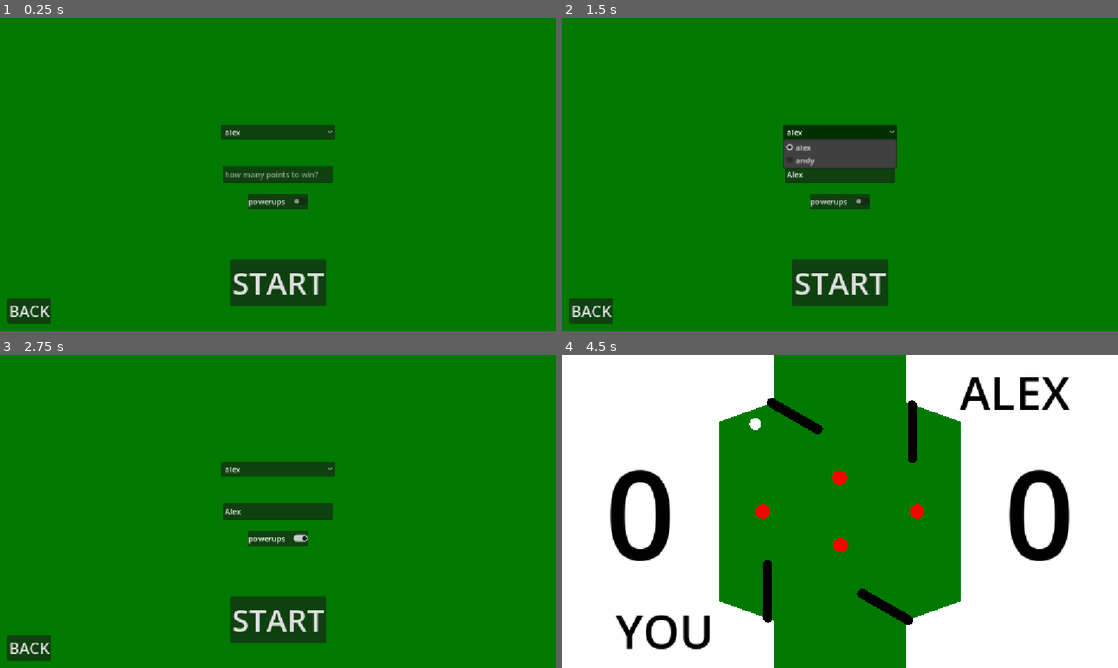
Above: before the commit, frames 1-4 (two rows, left to right).
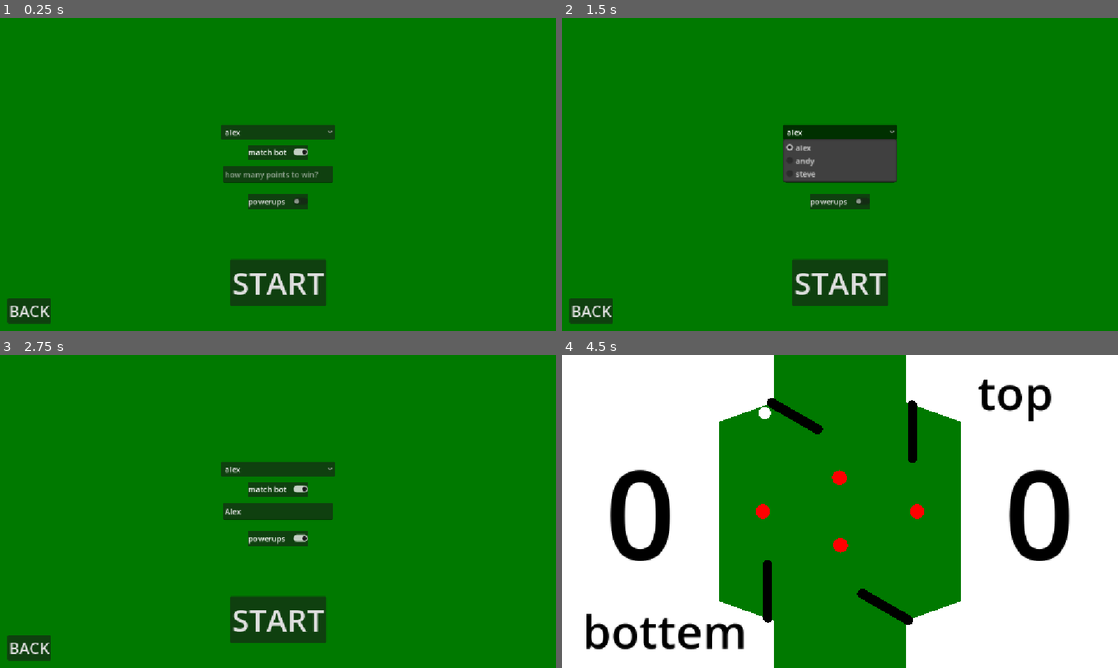
Above: after the commit, the same moments.

Repository: Rocket9876/flipper_one_game
Game: Godot game, scene res://scenes/setuping_match.tscn
The game is run twice, just before and just after one commit, with the same random seed, the same clock (stepped at 60 frames per second) and the same inputs. This scene is started directly instead of the project's main scene.
Inputs (mouse positions are in pixels of both pictures, inside the frame that each line leads up to):
- Up to frame 1 (0.25 s): no input
- Up to frame 2 (1.5 s): click (840, 174) at 0.52 s; type "Alex" at 0.6 s; click "alex" at 1.25 s
- Up to frame 3 (2.75 s): click "powerups" at 2 s
- Up to frame 4 (4.5 s): click (840, 489) at 2.75 s, where only the run after the commit has a clickable "match bot"; click "START" at 3.5 s; move the mouse to (962, 495) at 4.27 s; press the mouse at (962, 495) at 4.28 s

The runs differ from the first frame. In frame 1, 0.5% of the frame differs, in the area x 44-56%, y 40-46%; in frame 2, 0.9%; in frame 3, 0.5%; in frame 4, 2.9%, in the area x 4-92%, y 7-95%.
Error before the commit: Invalid access to property or key 'state' on a base object of type 'Node2D (flipper_right.gd)'. (res://scripts/bots/alex_bot.gd:43)
Error after the commit: Invalid access to property or key 'playable' on a base object of type 'Node2D (flipper_right.gd)'. (res://scripts/world.gd:77)

Commit message:
small fixes + changes + new local 1v1 mode against another player

Diff:
--- a/project.godot
+++ b/project.godot
@@ -61,6 +61,16 @@
 "events": [Object(InputEventMouseButton,"resource_local_to_scene":false,"resource_name":"","device":-1,"window_id":0,"a …(257 unchanged characters)…
 ]
 }
+A={
+"deadzone": 0.2,
+"events": [Object(InputEventKey,"resource_local_to_scene":false,"resource_name":"","device":-1,"window_id":0,"alt_pressed":false,"shift_pressed":false,"ctrl_pressed":false,"meta_pressed":false,"pressed":false,"keycode":0,"physical_keycode":65,"key_label":0,"unicode":97,"location":0,"echo":false,"script":null)
+]
+}
+D={
+"deadzone": 0.2,
+"events": [Object(InputEventKey,"resource_local_to_scene":false,"resource_name":"","device":-1,"window_id":0,"alt_pressed":false,"shift_pressed":false,"ctrl_pressed":false,"meta_pressed":false,"pressed":false,"keycode":0,"physical_keycode":68,"key_label":0,"unicode":100,"location":0,"echo":false,"script":null)
+]
+}
 
 [physics]
 
--- a/scenes/ball.tscn
+++ b/scenes/ball.tscn
@@ -3,7 +3,6 @@
 [ext_resource type="Script" uid="uid://bv5af7glcj7jh" path="res://scripts/ball.gd" id="1_7s4qf"]
 
 [sub_resource type="PhysicsMaterial" id="PhysicsMaterial_6rmpw"]
-bounce = 20.0
 
 [sub_resource type="SphereMesh" id="SphereMesh_jll8d"]
 radius = 12.5
@@ -16,8 +15,10 @@
 physics_material_override = SubResource("PhysicsMaterial_6rmpw")
 continuous_cd = 1
 script = ExtResource("1_7s4qf")
+boost_bounce = 20.0
 normal = Color(1, 1, 1, 1)
 speed = Color(1, 1, 0, 1)
+jump = Color(0, 0.98039216, 0, 1)
 
 [node name="MeshInstance2D" type="MeshInstance2D" parent="." unique_id=1098700360]
 mesh = SubResource("SphereMesh_jll8d")
@@ -59,4 +60,9 @@
 wait_time = 10.0
 one_shot = true
 
+[node name="jump timer" type="Timer" parent="." unique_id=968452458]
+wait_time = 10.0
+one_shot = true
+
 [connection signal="timeout" from="speed timer" to="." method="_on_speed_timer_timeout"]
+[connection signal="timeout" from="jump timer" to="." method="_on_jump_timer_timeout"]
--- a/scenes/kicker.tscn
+++ b/scenes/kicker.tscn
@@ -58,7 +58,7 @@
 enabled = false
 
 [node name="Polygon2D" type="Polygon2D" parent="." unique_id=209903514]
-polygon = PackedVector2Array(-250, -671, -137, -323, -137, - …(131 unchanged characters)… 4, -137, -324, -137, -323, -137, -323, -138, -323, -938, -323, -110, -1133, 809, -725, 1656, …(99 unchanged characters)…
+polygon = PackedVector2Array(-250, -671, -137, -323, -137, - …(131 unchanged characters)… 4, -137, -324, -137, -323, -137, -323, -938, -323, -110, -1133, 809, -725, 1656, …(99 unchanged characters)…
 
 [node name="bumper" type="Node2D" parent="." unique_id=1136534016]
 
--- a/scenes/pathway.tscn
+++ b/scenes/pathway.tscn
@@ -36,7 +36,7 @@
 offset_left = -12.5
 offset_top = -365.0
 offset_right = 12.5
-offset_bottom = 4158.0
+offset_bottom = 55840.0
 grow_horizontal = 2
 grow_vertical = 2
 color = Color(0, 0, 0, 1)
@@ -50,9 +50,60 @@
 anchor_bottom = 0.5
 grow_horizontal = 2
 grow_vertical = 2
+stage = 1
 stage_name = "STAGE 0"
+Enemie = "andy"
+min_points = 5
+
+[node name="Pathway - segment2" parent="pathway_elements" unique_id=1568151103 instance=ExtResource("2_p6ejx")]
+layout_mode = 1
+anchors_preset = -1
+anchor_left = 0.5
+anchor_top = 1.1170001
+anchor_right = 0.5
+anchor_bottom = 1.1170001
+offset_top = 0.18395996
+offset_bottom = 0.18395996
+grow_horizontal = 2
+grow_vertical = 2
+stage = 2
+stage_name = "STAGE 1"
 Enemie = "alex"
 min_points = 5
+powerups = true
+
+[node name="Pathway - segment3" parent="pathway_elements" unique_id=1737862436 instance=ExtResource("2_p6ejx")]
+layout_mode = 1
+anchors_preset = -1
+anchor_left = 0.5
+anchor_top = 1.7350001
+anchor_right = 0.5
+anchor_bottom = 1.7350001
+offset_top = -0.2800293
+offset_bottom = -0.2800293
+grow_horizontal = 2
+grow_vertical = 2
+stage = 3
+stage_name = "STAGE 2"
+Enemie = "alex"
+min_points = 10
+
+[node name="Pathway - segment4" parent="pathway_elements" unique_id=217211979 instance=ExtResource("2_p6ejx")]
+layout_mode = 1
+anchors_preset = -1
+anchor_left = 0.5
+anchor_top = 1.7350001
+anchor_right = 0.5
+anchor_bottom = 1.7350001
+offset_top = 399.71997
+offset_bottom = 399.71997
+grow_horizontal = 2
+grow_vertical = 2
+stage = 4
+stage_name = "STAGE 3"
+Enemie = "alex"
+min_points = 10
+powerups = true
 
 [node name="back Button" parent="." unique_id=269549481 instance=ExtResource("3_rlkvg")]
 layout_mode = 1
--- /dev/null
+++ b/scenes/power_up_jump_boost.tscn
@@ -0,0 +1,31 @@
+[gd_scene format=3 uid="uid://bh4t0cprotvlc"]
+
+[ext_resource type="Script" uid="uid://bsxb487uvk3py" path="res://scripts/power_up_jump_boost.gd" id="1_g14ns"]
+
+[sub_resource type="CapsuleShape2D" id="CapsuleShape2D_6rmpw"]
+radius = 22.0
+height = 56.0
+
+[node name="power_up_jump_boost" type="Node2D" unique_id=1823523847 groups=["powerup"]]
+script = ExtResource("1_g14ns")
+
+[node name="Polygon2D" type="Polygon2D" parent="." unique_id=317129648]
+color = Color(7.123351e-06, 0.97857004, 0, 1)
+polygon = PackedVector2Array(0, 0, -22, 24, -14, 24, 0, 9, 13, 24, 22, 24)
+
+[node name="Polygon2D2" type="Polygon2D" parent="." unique_id=2057896197]
+position = Vector2(0, -15)
+color = Color(7.123351e-06, 0.97857004, 0, 1)
+polygon = PackedVector2Array(0, 0, -22, 24, -14, 24, 0, 9, 13, 24, 22, 24)
+
+[node name="Polygon2D3" type="Polygon2D" parent="." unique_id=1513377413]
+position = Vector2(0, -30)
+color = Color(7.123351e-06, 0.97857004, 0, 1)
+polygon = PackedVector2Array(0, 0, -22, 24, -14, 24, 0, 9, 13, 24, 22, 24)
+
+[node name="Area2D" type="Area2D" parent="." unique_id=1275344426]
+
+[node name="CollisionShape2D" type="CollisionShape2D" parent="Area2D" unique_id=641681578]
+shape = SubResource("CapsuleShape2D_6rmpw")
+
+[connection signal="body_entered" from="Area2D" to="." method="_on_area_2d_body_entered"]
--- a/scenes/setuping_match.tscn
+++ b/scenes/setuping_match.tscn
@@ -100,5 +100,28 @@
 theme_override_styles/focus = SubResource("StyleBoxFlat_g3qw8")
 text = "powerups"
 
+[node name="against bot" type="CheckButton" parent="." unique_id=1508412792]
+layout_mode = 1
+anchors_preset = 8
+anchor_left = 0.5
+anchor_top = 0.5
+anchor_right = 0.5
+anchor_bottom = 0.5
+offset_left = -62.0
+offset_top = -62.0
+offset_right = 63.0
+offset_bottom = -31.0
+grow_horizontal = 2
+grow_vertical = 2
+theme_override_styles/normal = SubResource("StyleBoxFlat_g3qw8")
+theme_override_styles/pressed = SubResource("StyleBoxFlat_g3qw8")
+theme_override_styles/hover = SubResource("StyleBoxFlat_g3qw8")
+theme_override_styles/hover_pressed = SubResource("StyleBoxFlat_g3qw8")
+theme_override_styles/disabled = SubResource("StyleBoxFlat_g3qw8")
+theme_override_styles/focus = SubResource("StyleBoxFlat_g3qw8")
+button_pressed = true
+text = "match bot"
+
 [connection signal="pressed" from="start" to="." method="_on_start_pressed"]
 [connection signal="text_changed" from="TextEdit" to="." method="_on_text_edit_text_changed"]
+[connection signal="toggled" from="against bot" to="." method="_on_local_1v_1_toggled"]
--- a/scripts/ball.gd
+++ b/scripts/ball.gd
@@ -2,20 +2,24 @@
 
 @export var gravityScale = 0.116
 
-var active_powerups = {"speed":false}
+var active_powerups = {"speed":false,"jump":false}
 
 @export var normal_max_speed:float
 @export var speed_max_speed:float
 
+@export var boost_bounce:float
+@export var normal_bounce:float
+
 @export_color_no_alpha var normal
 @export_color_no_alpha var speed
-
+@export_color_no_alpha var jump
 var max_speed
 func _ready() -> void:
 	max_speed = normal_max_speed
 	$rotation_lock/RichTextLabel.visible = false
 
 func _physics_process(delta: float) -> void:
+	speed_color()
 	limit_speed()
 	gravity()
 	global.ball_position = position
@@ -49,3 +53,24 @@
 
 func deactivate_all_powerups():
 	deactivate_speed()
+
+func speed_color():
+	if linear_velocity.length() > normal_max_speed * 0.9 and not (active_powerups["speed"] or active_powerups["jump"]):
+		modulate = Color("red")
+	elif not (active_powerups["speed"] or active_powerups["jump"]):
+		modulate = Color("white")
+
+func activate_jump_boost():
+	$"jump timer".start()
+	active_powerups["jump"] = true
+	physics_material_override.bounce = boost_bounce
+	modulate = jump
+
+func deactivate_jump():
+	$"jump timer".stop()
+	active_powerups["jump"] = false
+	physics_material_override.bounce = normal_bounce
+	modulate = normal
+
+func _on_jump_timer_timeout() -> void:
+	deactivate_jump()
--- a/scripts/bots/andy_bot.gd
+++ b/scripts/bots/andy_bot.gd
@@ -2,7 +2,7 @@
 
 var near = false
 
-var distance = 300
+var distance = 180
 
 func _physics_process(delta: float) -> void:
 	if global.current_bot == self:
--- /dev/null
+++ b/scripts/bots/steve_bot.gd
@@ -0,0 +1 @@
+extends Node
--- a/scripts/global.gd
+++ b/scripts/global.gd
@@ -1,6 +1,8 @@
 extends Node
 
 var completed_stage = 0
+
+var save_file_path = "user://pathway.save"
 
 var bot_active = false
 
@@ -27,6 +29,7 @@
 @onready var alex = preload("res://scripts/bots/alex_bot.gd").new()
 
 @onready var speed_powerup = preload("res://scenes/power_up___speed.tscn")
+@onready var jump_powerup = preload("res://scenes/power_up_jump_boost.tscn")
 
 var current_bot
 
@@ -35,9 +38,13 @@
 @onready var flipper_top_left
 @onready var flipper_top_right
 
-var match_settings = {"points_win":5,"pathway_match":false,"pathway_stage":0,"powerups":false}
+var match_settings = {"points_win":5,"pathway_match":false,"pathway_stage":0,"powerups":false,"bot":true}
 
 func _ready() -> void:
+	if FileAccess.file_exists(save_file_path):
+		var file = load_data(save_file_path)
+		completed_stage = file.get_var()
+		file.close()
 	for i in DirAccess.get_files_at(bot_path):
 		i = i.trim_suffix(".remap")
 		if not i.ends_with(".uid"):
@@ -48,7 +55,8 @@
 	if in_match:
 		ball._physics_process(delta)
 		world._physics_process(delta)
-		current_bot._physics_process(delta)
+		if global.match_settings["bot"]:
+			current_bot._physics_process(delta)
 		world.top_score.text = str(score["top"])
 		world.bottem_score.text = str(score["bottem"])
 
--- a/scripts/pathway___segment.gd
+++ b/scripts/pathway___segment.gd
@@ -10,11 +10,13 @@
 
 @export var min_points:int
 
+@export var powerups:bool
+
 func _ready() -> void:
 	if global.completed_stage >= stage:
 		completed = true
-	$"STAGE DESCRIPTION".text = stage_name + "\n\nEnemie: " + Enemie + "\n\nThe first player to reach " + str(min_points) + " points wins!" + "\n\nCompleted: " + str(completed)
-	if global.completed_stage +1 >= stage:
+	$"STAGE DESCRIPTION".text = stage_name + "\n\nEnemie: " + Enemie + "\n\nThe first player to reach " + str(min_points) + " points wins!" +"\nPowerups: " + str(powerups) + "\nCompleted: " + str(completed)
+	if global.completed_stage + 1 >= stage:
 		visible = true
 	else:
 		visible = false
@@ -26,6 +28,8 @@
 func _on_start_pressed() -> void:
 	global.match_settings["points_win"] = min_points
 	global.match_settings["pathway_match"] = true
+	global.match_settings["pathway_stage"] = stage
 	global.current_bot_name = Enemie
+	global.match_settings["powerups"] = powerups
 	global.current_bot = load(global.bots[Enemie]["path"]).new()
 	get_tree().change_scene_to_file("res://scenes/world.tscn")
--- /dev/null
+++ b/scripts/power_up_jump_boost.gd
@@ -0,0 +1,9 @@
+extends Node2D
+
+
+
+func _on_area_2d_body_entered(body) -> void:
+	if body.is_in_group("ball"):
+		body.activate_jump_boost()
+		global.world.powerup_spawned = false
+		self.queue_free()
--- a/scripts/setuping_match.gd
+++ b/scripts/setuping_match.gd
@@ -16,10 +16,19 @@
 
 
 func _on_start_pressed() -> void:
-	global.current_bot = load(global.bots[$"select Bot".get_item_text($"select Bot".selected)]["path"]).new()
-	global.current_bot_name = $"select Bot".get_item_text($"select Bot".selected)
+	if $"against bot".button_pressed:
+		global.current_bot = load(global.bots[$"select Bot".get_item_text($"select Bot".selected)]["path"]).new()
+		global.current_bot_name = $"select Bot".get_item_text($"select Bot".selected)
+	else:
+		global.current_bot = null
+		global.current_bot_name = ""
 	global.match_settings["points_win"] = int($TextEdit.text)
 	global.match_settings["pathway_match"] = false
 	global.match_settings["powerups"] = $powerups.button_pressed
+	global.match_settings["bot"] = $"against bot".button_pressed
 	get_tree().change_scene_to_file("res://scenes/world.tscn")
 	#global.match_start()
+
+
+func _on_local_1v_1_toggled(toggled_on: bool) -> void:
+	$"select Bot".visible = toggled_on
--- a/scripts/win_screen.gd
+++ b/scripts/win_screen.gd
@@ -2,15 +2,24 @@
 
 func _ready() -> void:
 	if global.score["bottem"] > global.score["top"]:
-		$winner.text = "YOU WON!"
+		if global.match_settings["bot"]:
+			$winner.text = global.current_bot_name + " WON!"
+		else:
+			$winner.text = "BOTTEM WON!"
 	else:
-		$winner.text = global.current_bot_name + " WON!"
+		if global.match_settings["bot"]:
+			$winner.text = global.current_bot_name + " WON!"
+		else:
+			$winner.text = "TOP WON!"
+
+	if global.match_settings["pathway_match"]:
+		$back.text = "BACK TO PATHWAY"
+		if global.completed_stage < global.match_settings["pathway_stage"] and global.score["top"] < global.score["bottem"]:
+			global.completed_stage = global.match_settings["pathway_stage"]
+			global.save_data(global.save_file_path,global.completed_stage)
 	global.score["bottem"] = 0
 	global.score["top"] = 0
-	if global.match_settings["pathway_match"]:
-		$back.text = "BACK TO PATHWAY"
-		if global.completed_stage < global.match_settings["pathway_stage"] and global.score["top"] > global.score["bottem"]:
-			global.completed_stage = global.match_settings["pathway_stage"]
+
 
 
 func _on_back_pressed() -> void:
--- a/scripts/world.gd
+++ b/scripts/world.gd
@@ -31,7 +31,6 @@
 		keyboard_control = true
 	if Input.is_action_pressed("click"):
 		keyboard_control = false
-	$name_top.text = global.bot["name"]
 	mouse_quadrant = Vector2(get_number_dir(get_global_mouse_position().x),get_number_dir(get_global_mouse_position().y))
 	global.bot["position"] = $bot.position
 
@@ -48,12 +47,17 @@
 		global.ball.get_node("rotation_lock/RichTextLabel").text = str($Ball_Timer.time_left)
 
 func _ready():
+	print(focused_quadrant)
 	if global.match_settings["powerups"]:
 		$powerup_spawm_rythm.start()
 	global.match_start()
 	global.in_match = true
 	small_restart()
-	$name_top.text = global.bot["name"]
+	if global.match_settings["bot"]:
+		$name_top.text = global.bot["name"]
+	else:
+		$name_top.text = "top"
+		$name_bottem.text = "bottem"
 
 func get_number_dir(number):
 	if number > 0:
@@ -75,9 +79,10 @@
 			focused_quadrant = mouse_quadrant
 			get_current_flipper().flip()
 	elif Input.is_action_just_released("click"):
-		if get_current_flipper(focused_quadrant).playable and state == 1:
-			get_current_flipper(focused_quadrant).flip_down()
-			state = 0
+		if focused_quadrant:
+			if get_current_flipper(focused_quadrant).playable and state == 1:
+				get_current_flipper(focused_quadrant).flip_down()
+				state = 0
 
 func bot_flipper_interface(selection):
 	if selection == 1:
@@ -139,6 +144,16 @@
 	elif get_node("kicker/flipper_bottem_left").state == 1 and not Input.is_action_pressed("<"):
 		get_node("kicker/flipper_bottem_left").flip_down()
 
+	if not global.match_settings["bot"]:
+		if Input.is_action_pressed("D") and get_node("kicker/flipper_top_right").state == 0:
+			get_node("kicker/flipper_top_right").flip()
+		elif get_node("kicker/flipper_top_right").state == 1 and not Input.is_action_pressed("D"):
+			get_node("kicker/flipper_top_right").flip_down()
+		if Input.is_action_pressed("A") and get_node("kicker/flipper_top_left").state == 0:
+			get_node("kicker/flipper_top_left").flip()
+		elif get_node("kicker/flipper_top_left").state == 1 and not Input.is_action_pressed("A"):
+			get_node("kicker/flipper_top_left").flip_down()
+
 func ball_counter():
 	if global.ball_position.y > 0 and ball_half != "bottem":
 		ball_danger = false
@@ -167,14 +182,15 @@
 
 
 func spawn_powerups():
-	if randi_range(1,1) == 1:
+	if randi_range(1,4) == 1:
 		var spawner = get_tree().get_nodes_in_group("spawner")[randi_range(0,get_tree().get_nodes_in_group("spawner").size() - 1)]
-		var powerup = global.speed_powerup.instantiate()
+		var powerup = [global.speed_powerup.instantiate(),global.jump_powerup.instantiate()]
+		powerup = powerup.pick_random()
 		add_child(powerup)
 		powerup.position = spawner.position
 		powerup_spawned = true
 
 
 func _on_powerup_spawm_rythm_timeout() -> void:
-	if !powerup_spawned and !global.ball.active_powerups["speed"]:
+	if !powerup_spawned and !(global.ball.active_powerups["speed"] or global.ball.active_powerups["jump"]):
 		spawn_powerups()
Not shown, changed: export_presets.cfg
Not shown, added: scripts/bots/steve_bot.gd.uid
Not shown, added: scripts/power_up_jump_boost.gd.uid
